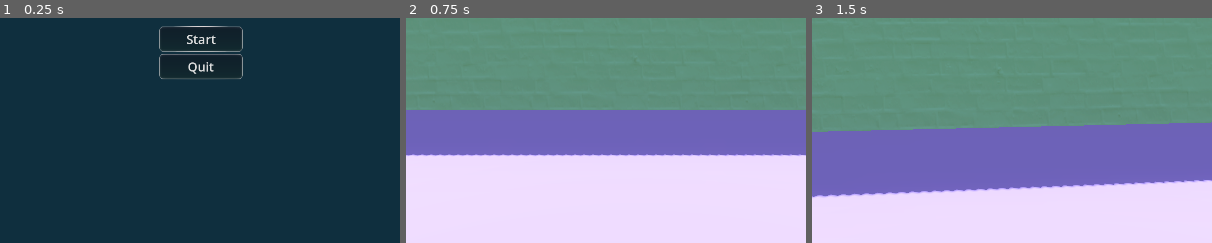
Above: before the commit, frames 1-3 (left to right).
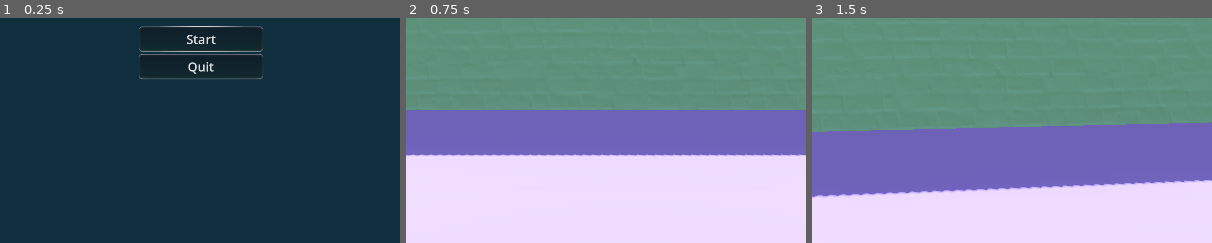
Above: after the commit, the same moments.

Repository: Tayacan/GameOff2023
Game: Godot game, scene res://scenes/UI/main_menu.tscn
Two runs of this game, one before a commit and one after it. Both use one fixed random seed, a clock stepped at 60 frames per second and the inputs below. Before the commit the project starts from res://scenes/main_menu.tscn.
Inputs (mouse positions are % of the whole screen's width and height, from its top left):
- Up to frame 1 (0.25 s): no input
- Up to frame 2 (0.75 s): click "Start" at 0.5 s
- Up to frame 3 (1.5 s): tap Enter at 1.25 s; move the mouse to (55, 50) at 1.27 s; hold W (move_forward) from 1.28 s (still down); tap Mouse wheel down (change_link_next) at 1.35 s
The pictures show only the part of the screen within x 25-75%, y 47-97%; the shares and areas given below are measured in that part.

The runs differ from the first frame. In frame 1, 0.4% of the frame differs, in the area x 34-66%, y 3-28%; in frame 2, nothing differs; in frame 3, nothing differs.

Commit message:
Add an in-game pause menu

Diff:
--- a/project.godot
+++ b/project.godot
@@ -11,7 +11,7 @@
 [application]
 
 config/name="GameOff2023"
-run/main_scene="res://scenes/main_menu.tscn"
+run/main_scene="res://scenes/UI/main_menu.tscn"
 config/features=PackedStringArray("4.1", "Forward Plus")
 config/icon="res://icon.svg"
 
--- a/scenes/GameControl.gd
+++ /dev/null
@@ -1,15 +0,0 @@
-extends Node3D
-
-
-func _ready():
-	Input.mouse_mode = Input.MOUSE_MODE_CAPTURED
-
-func _unhandled_input(event):
-	if event is InputEventMouseButton:
-		Input.mouse_mode = Input.MOUSE_MODE_CAPTURED
-
-# Called every frame. 'delta' is the elapsed time since the previous frame.
-func _process(_delta):
-	# Mouse mode
-	if Input.is_action_just_pressed("ui_cancel"):
-		Input.mouse_mode = Input.MOUSE_MODE_VISIBLE
--- /dev/null
+++ b/scenes/UI/in_game_ui.gd
@@ -0,0 +1,27 @@
+extends Control
+
+
+# Called when the node enters the scene tree for the first time.
+func _ready():
+	process_mode = Node.PROCESS_MODE_ALWAYS
+	hide()
+	Input.mouse_mode = Input.MOUSE_MODE_CAPTURED
+
+
+# Called every frame. 'delta' is the elapsed time since the previous frame.
+func _process(delta):
+	if Input.is_action_just_pressed("ui_cancel"):
+		show()
+		Input.mouse_mode = Input.MOUSE_MODE_VISIBLE
+		get_tree().paused = true
+
+
+func _on_resume_button_pressed():
+	hide()
+	Input.mouse_mode = Input.MOUSE_MODE_CAPTURED
+	get_tree().paused = false
+
+
+func _on_quit_to_menu_button_pressed():
+	get_tree().paused = false
+	get_tree().change_scene_to_file("res://scenes/UI/main_menu.tscn")
--- /dev/null
+++ b/scenes/UI/in_game_ui.tscn
@@ -0,0 +1,49 @@
+[gd_scene load_steps=2 format=3 uid="uid://dl0hs7ygbegqh"]
+
+[ext_resource type="Script" path="res://scenes/UI/in_game_ui.gd" id="1_cqve3"]
+
+[node name="In-game UI" type="Control"]
+layout_mode = 3
+anchors_preset = 15
+anchor_right = 1.0
+anchor_bottom = 1.0
+grow_horizontal = 2
+grow_vertical = 2
+script = ExtResource("1_cqve3")
+
+[node name="PanelContainer" type="PanelContainer" parent="."]
+layout_mode = 0
+offset_right = 1920.0
+offset_bottom = 1080.0
+theme_type_variation = &"PanelContainerInGame"
+
+[node name="VBoxContainer" type="VBoxContainer" parent="PanelContainer"]
+layout_mode = 2
+alignment = 1
+
+[node name="Header" type="Label" parent="PanelContainer/VBoxContainer"]
+layout_mode = 2
+theme_type_variation = &"HeaderLabel"
+text = "Header"
+horizontal_alignment = 1
+
+[node name="HBoxContainer" type="HBoxContainer" parent="PanelContainer/VBoxContainer"]
+layout_mode = 2
+alignment = 1
+
+[node name="ResumeButton" type="Button" parent="PanelContainer/VBoxContainer/HBoxContainer"]
+custom_minimum_size = Vector2(300, 0)
+layout_mode = 2
+text = "Resume"
+
+[node name="HBoxContainer2" type="HBoxContainer" parent="PanelContainer/VBoxContainer"]
+layout_mode = 2
+alignment = 1
+
+[node name="QuitToMenuButton" type="Button" parent="PanelContainer/VBoxContainer/HBoxContainer2"]
+custom_minimum_size = Vector2(300, 0)
+layout_mode = 2
+text = "Quit to Menu"
+
+[connection signal="pressed" from="PanelContainer/VBoxContainer/HBoxContainer/ResumeButton" to="." method="_on_resume_button_pressed"]
+[connection signal="pressed" from="PanelContainer/VBoxContainer/HBoxContainer2/QuitToMenuButton" to="." method="_on_quit_to_menu_button_pressed"]
--- a/scenes/main_menu.tscn
+++ b/scenes/UI/main_menu.tscn
@@ -1,6 +1,6 @@
 [gd_scene load_steps=2 format=3 uid="uid://dbbjvj0dmrkpj"]
 
-[ext_resource type="Script" path="res://scenes/main_menu.gd" id="1_3ffmf"]
+[ext_resource type="Script" path="res://scenes/UI/main_menu.gd" id="1_v4xto"]
 
 [node name="MainMenu" type="Control"]
 layout_mode = 3
@@ -9,7 +9,7 @@
 anchor_bottom = 1.0
 grow_horizontal = 2
 grow_vertical = 2
-script = ExtResource("1_3ffmf")
+script = ExtResource("1_v4xto")
 
 [node name="PanelContainer" type="PanelContainer" parent="."]
 layout_mode = 0
@@ -31,7 +31,7 @@
 alignment = 1
 
 [node name="StartButton" type="Button" parent="PanelContainer/VBoxContainer/HBoxContainer"]
-custom_minimum_size = Vector2(200, 0)
+custom_minimum_size = Vector2(300, 0)
 layout_mode = 2
 focus_mode = 0
 text = "Start"
@@ -41,7 +41,7 @@
 alignment = 1
 
 [node name="QuitButton" type="Button" parent="PanelContainer/VBoxContainer/HBoxContainer2"]
-custom_minimum_size = Vector2(200, 0)
+custom_minimum_size = Vector2(300, 0)
 layout_mode = 2
 focus_mode = 0
 text = "Quit"
--- a/scenes/playground.tscn
+++ b/scenes/playground.tscn
@@ -1,12 +1,12 @@
-[gd_scene load_steps=16 format=3 uid="uid://doh7ywv4ugnqn"]
-
+[gd_scene load_steps=17 format=3 uid="uid://doh7ywv4ugnqn"]
+
+[ext_resource type="PackedScene" uid="uid://dl0hs7ygbegqh" path="res://scenes/UI/in_game_ui.tscn" id="1_wko2p"]
 [ext_resource type="PackedScene" uid="uid://bt16jtq300lur" path="res://player/player.tscn" id="1_yyvfr"]
 [ext_resource type="Material" uid="uid://dg7xodm5ordwh" path="res://materials/purple.tres" id="2_fstnw"]
 [ext_resource type="Script" path="res://fps.gd" id="2_tkf2f"]
 [ext_resource type="Material" uid="uid://c6t3ysmetu6ig" path="res://materials/orange.tres" id="3_di84c"]
 [ext_resource type="Material" uid="uid://xnjqbca5n6vj" path="res://materials/wall.tres" id="5_ldbqk"]
 [ext_resource type="PackedScene" uid="uid://ijgj4cyrxngg" path="res://boxes/box.tscn" id="6_7vcvm"]
-[ext_resource type="Script" path="res://scenes/GameControl.gd" id="7_joxcs"]
 [ext_resource type="Script" path="res://scenes/WinArea.gd" id="7_t8b0n"]
 [ext_resource type="Script" path="res://scenes/LinkTypeIndicatorUI.gd" id="8_il6h0"]
 
@@ -26,6 +26,10 @@
 glow_enabled = true
 glow_bloom = 0.09
 
+[sub_resource type="GDScript" id="GDScript_5ehhw"]
+script/source = "extends Node3D
+"
+
 [sub_resource type="BoxMesh" id="BoxMesh_diw7o"]
 size = Vector3(6, 4, 16)
 
@@ -37,6 +41,8 @@
 size = Vector3(6, 4, 16)
 
 [node name="Playground" type="Node3D"]
+
+[node name="In-game UI" parent="." instance=ExtResource("1_wko2p")]
 
 [node name="UI" type="Control" parent="."]
 layout_mode = 3
@@ -194,7 +200,7 @@
 transform = Transform3D(1, 0, 0, 0, 1, 0, 0, 0, 1, -11, 2, 0)
 
 [node name="GameControl" type="Node3D" parent="."]
-script = ExtResource("7_joxcs")
+script = SubResource("GDScript_5ehhw")
 
 [node name="WinArea" type="MeshInstance3D" parent="."]
 transform = Transform3D(1, 0, 0, 0, 1, 0, 0, 0, 1, 13, 2, 0)
--- a/ui_theme.tres
+++ b/ui_theme.tres
@@ -52,6 +52,9 @@
 [sub_resource type="StyleBoxFlat" id="StyleBoxFlat_xhbqt"]
 bg_color = Color(0.0588235, 0.184314, 0.243137, 1)
 
+[sub_resource type="StyleBoxFlat" id="StyleBoxFlat_wub78"]
+bg_color = Color(0.0588235, 0.184314, 0.243137, 0.466667)
+
 [resource]
 Button/colors/font_hover_color = Color(0.0901961, 0.482353, 0.439216, 1)
 Button/colors/font_hover_pressed_color = Color(0.0901961, 0.486275, 0.439216, 1)
@@ -67,3 +70,5 @@
 Label/colors/font_color = Color(1, 1, 1, 1)
 Label/font_sizes/font_size = 20
 PanelContainer/styles/panel = SubResource("StyleBoxFlat_xhbqt")
+PanelContainerInGame/base_type = &"PanelContainer"
+PanelContainerInGame/styles/panel = SubResource("StyleBoxFlat_wub78")
Renamed: scenes/main_menu.gd -> scenes/UI/main_menu.gd
Not shown: 1 places in ui_theme.tres that only renumber resources
Not shown, changed: README.md
